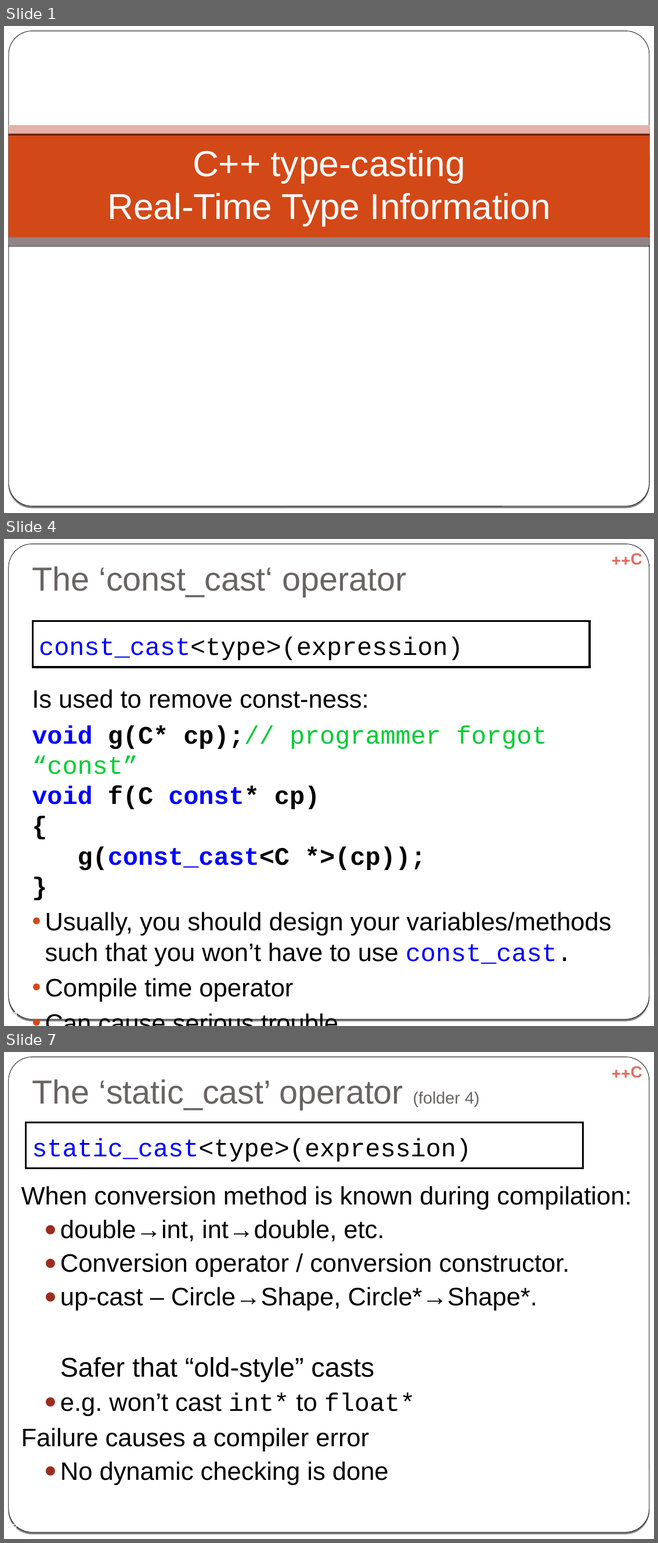
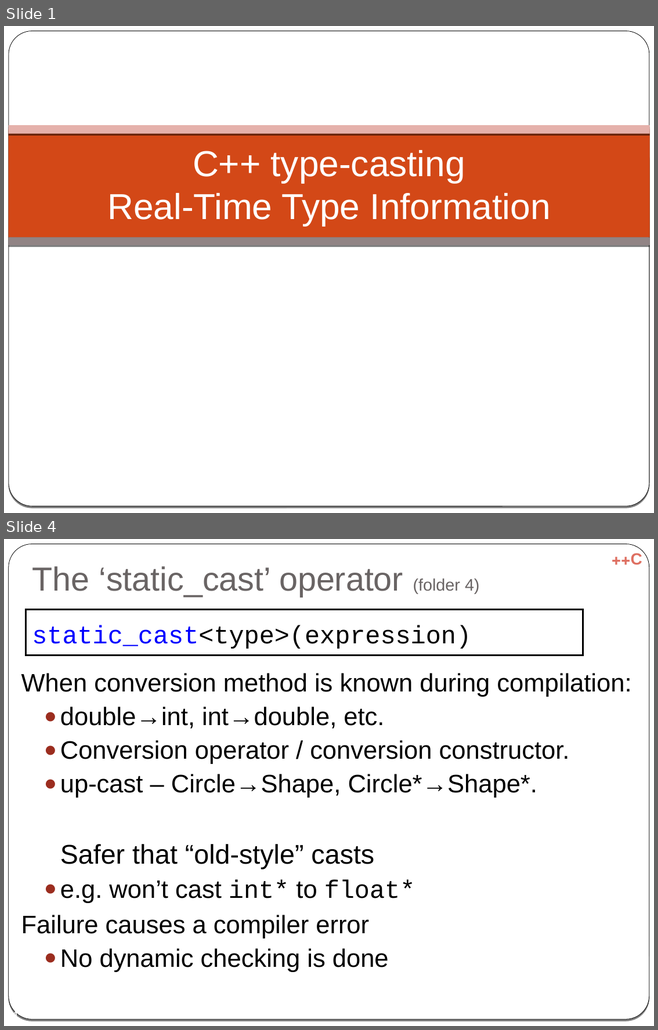
Before and after one commit to cpp-at-ariel/cpp-5781, a slide deck: 07-rtti/slides-1-rtti.odp. Shown one above the other, each under a label of ours: slides 1, 4 and 7 before the commit, slides 1 and 4 after it; the slides between them are not shown. The pictures are 658x1543 and 658x1030 pixels, drawn with LibreOffice and Linux fonts; fonts in the diff are those of the drawing. Boxes give left, top, right and bottom in pixels: in the first picture for what was removed or moved away, otherwise in the second. Text is boxed around its words. In the diff, an @@ line names an element or a change of style, - is before the commit and + after.

```diff
--- a/07-rtti/slides-1-rtti.odp
+++ b/07-rtti/slides-1-rtti.odp
@@ slide 4 removed at (4, 539, 654, 1026), background gradient #000000 to #FFFFFF; not listed: 3 template elements that a slide beside it also shows @@
@@ title removed at (32, 566, 406, 597) @@
-The ‘const_cast‘ operator
@@ rectangle removed at (32, 621, 589, 667) @@
-const_cast<type>(expression)
@@ text removed at (32, 689, 611, 1002) @@
-Is used to remove const-ness:
-void g(C* cp);// programmer forgot “const”
-void f(C const* cp)
-{
-g(const_cast<C *>(cp));
-}
-• Usually, you should design your variables/methods such that you won’t have to use const_cast.
-• Compile time operator
-• Can cause serious trouble
@@ page number removed at (12, 1010, 18, 1017) @@
-4
@@ what was slide 7 is now slide 4 @@
```
Also in this commit, not shown: 3 slides changed, 10 other slides removed, 15 other files.
